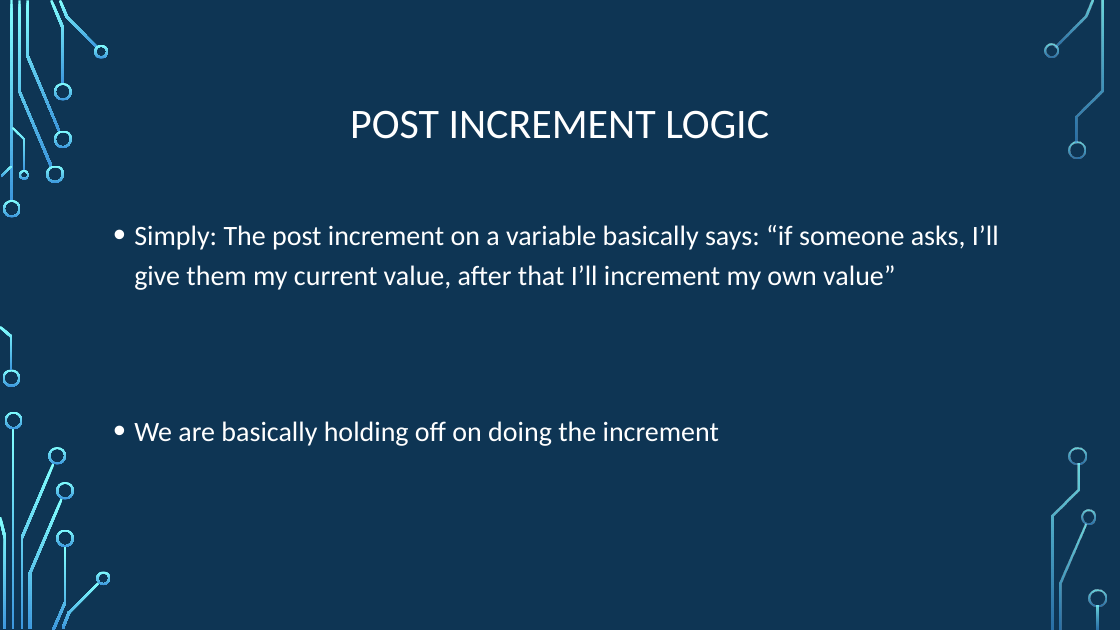
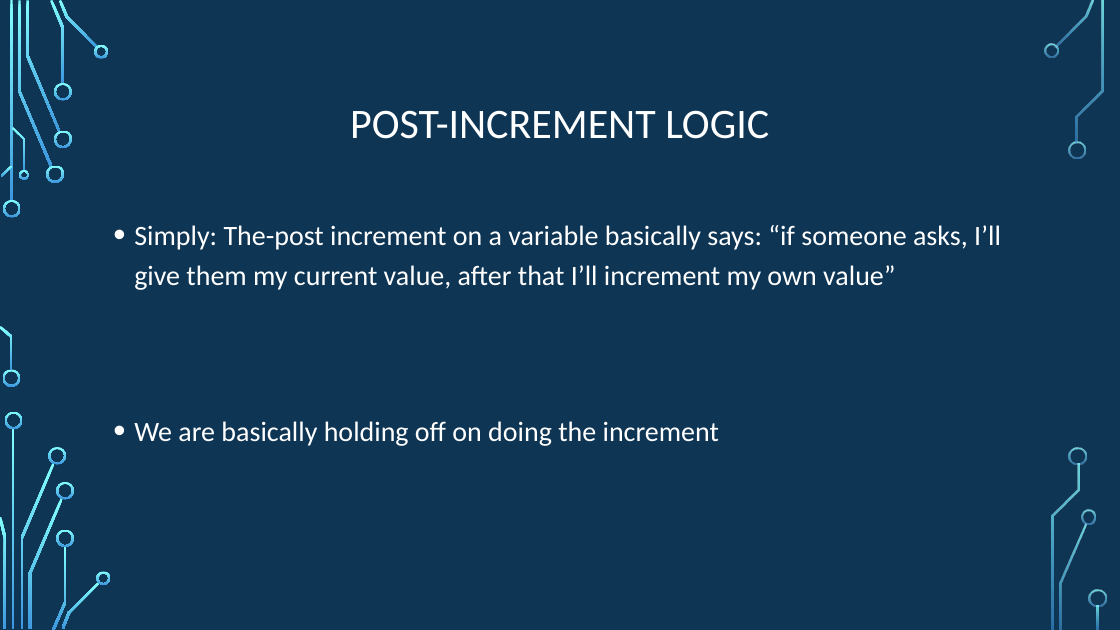
Before and after one commit to psypdt/ZIS_C-_Summer_Course_2019, a slide deck: slide 58 of Day_3/Day_3.pptx. Drawn at 1120x630 pixels with LibreOffice and Linux fonts; fonts in the diff are those of the drawing; background and template pictures are left out. Boxes give left, top, right and bottom in pixels: in the first picture for what was removed or moved away, otherwise in the second. Text is boxed around its words. In the diff, an @@ line names an element or a change of style, - is before the commit and + after.

```diff
--- a/Day_3/Day_3.pptx
+++ b/Day_3/Day_3.pptx
@@ title at [350,110,769,139]: text changed @@
-POST INCREMENT LOGIC
+POST-INCREMENT LOGIC
@@ text at [134,225,1001,290]: text changed @@
-• Simply: The post increment on a variable basically says: “if someone asks, I’ll give them my current value, after that I’ll increment my own value”
+• Simply: The-post increment on a variable basically says: “if someone asks, I’ll give them my current value, after that I’ll increment my own value”
```
Also in this commit, not shown: 7 other slides changed.
